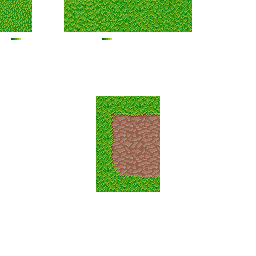
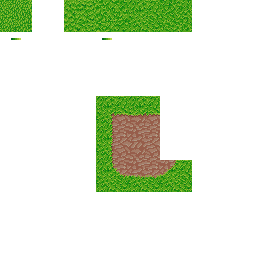
Layered file, before and after one edit (256x256). Changes by layer:
painted on "dirt base" over [160, 160, 192, 192]
